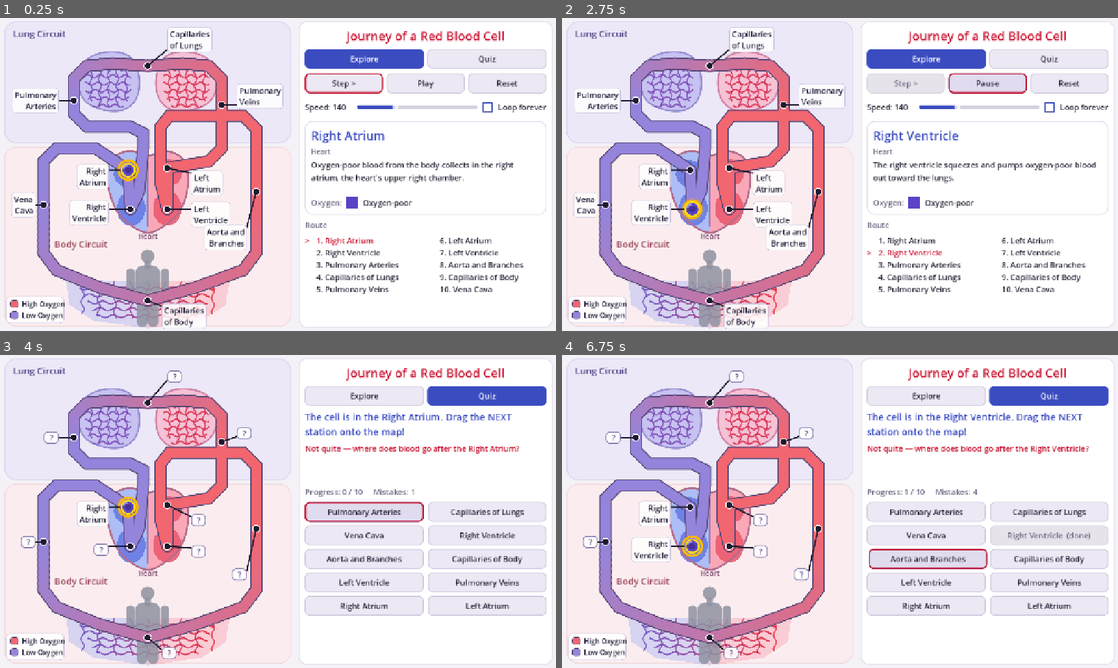
Above: before the commit, frames 1-4 (two rows, left to right).
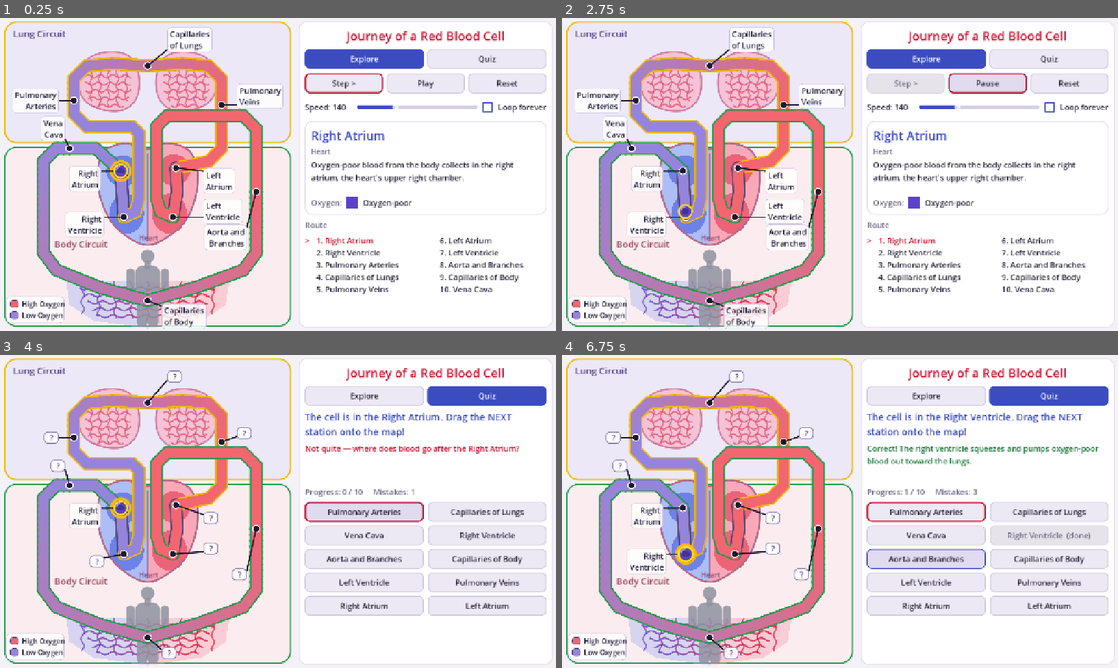
Above: after the commit, the same moments.

Repository: SFMiner/circulation-sim
Game: Godot game, scene res://scenes/main.tscn
Same seed, same stepped clock (60 frames per second), same inputs: the game is played once before the commit and once after it.
Inputs:
- Up to frame 1 (0.25 s): no input
- Up to frame 2 (2.75 s): click "Play" at 0.5 s; click "Explore" at 1.25 s; click "Play" at 2 s
- Up to frame 3 (4 s): click "Quiz" at 2.75 s; click "Pulmonary Arteries" at 3.5 s
- Up to frame 4 (6.75 s): click "Capillaries of Lungs" at 4.25 s; click "Vena Cava" at 5 s; click "Right Ventricle" at 5.75 s; click "Aorta and Branches" at 6.5 s

The runs differ from the first frame. In frame 1, 10% of the frame differs, in the area x 0-53%, y 1-99%; in frame 2, 11%; in frame 3, 9.5%; in frame 4, 11%, in the area x 0-97%, y 1-99%.

Commit message:
Map revisions: vena cava at top bend, U-shaped heart paths, larger heart, pink lungs, yellow/green circuit outlines, aorta bridges over pulmonary veins
Co-Authored-By: Claude Opus 5.5 <noreply@anthropic.com>
Claude-Session: https://claude.ai/code/session_01U97Ud5m6MhuEKmgWxJnPsK

Diff:
--- a/scripts/circulation_data.gd
+++ b/scripts/circulation_data.gd
@@ -35,14 +35,14 @@
 const STATIONS: Array[Dictionary] = [
 	{
 		"name": "Right Atrium",
-		"pos": Vector2(295, 350),
+		"pos": Vector2(278, 352),
 		"label_side": "left",
 		"circuit": "heart",
 		"info": "Oxygen-poor blood from the body collects in the right atrium, the heart's upper right chamber.",
 	},
 	{
 		"name": "Right Ventricle",
-		"pos": Vector2(300, 440),
+		"pos": Vector2(285, 458),
 		"label_side": "left",
 		"circuit": "heart",
 		"info": "The right ventricle squeezes and pumps oxygen-poor blood out toward the lungs.",
@@ -70,14 +70,14 @@
 	},
 	{
 		"name": "Left Atrium",
-		"pos": Vector2(385, 345),
+		"pos": Vector2(405, 345),
 		"label_side": "right",
 		"circuit": "heart",
 		"info": "Oxygen-rich blood from the lungs fills the left atrium, the heart's upper left chamber.",
 	},
 	{
 		"name": "Left Ventricle",
-		"pos": Vector2(385, 440),
+		"pos": Vector2(398, 458),
 		"label_side": "right",
 		"circuit": "heart",
 		"info": "The left ventricle is the strongest chamber. It pumps oxygen-rich blood out to the whole body.",
@@ -98,7 +98,7 @@
 	},
 	{
 		"name": "Vena Cava",
-		"pos": Vector2(100, 430),
+		"pos": Vector2(160, 300),
 		"label_side": "left",
 		"circuit": "body",
 		"info": "The vena cava is the large vein that returns oxygen-poor blood from the body to the heart.",
@@ -108,31 +108,38 @@
 ## SEGMENTS[i] is the polyline from station i to station (i + 1) % 10.
 ## First point == STATIONS[i].pos, last point == STATIONS[i + 1].pos.
 static var SEGMENTS: Array[PackedVector2Array] = [
-	# 0: Right Atrium -> Right Ventricle (through the tricuspid valve)
-	PackedVector2Array([Vector2(295, 350), Vector2(300, 440)]),
-	# 1: Right Ventricle -> Pulmonary Arteries
-	PackedVector2Array([Vector2(300, 440), Vector2(320, 400), Vector2(330, 300), Vector2(330, 265), Vector2(300, 250), Vector2(200, 250), Vector2(170, 220), Vector2(170, 190)]),
+	# 0: Right Atrium -> Right Ventricle (down the left side of the right heart)
+	PackedVector2Array([Vector2(278, 352), Vector2(285, 458)]),
+	# 1: Right Ventricle -> Pulmonary Arteries (U-turn, up beside the septum, out the top)
+	PackedVector2Array([Vector2(285, 458), Vector2(312, 446), Vector2(320, 415), Vector2(320, 265), Vector2(305, 250), Vector2(200, 250), Vector2(170, 220), Vector2(170, 190)]),
 	# 2: Pulmonary Arteries -> Capillaries of Lungs
 	PackedVector2Array([Vector2(170, 190), Vector2(170, 140), Vector2(200, 110), Vector2(260, 105), Vector2(340, 110)]),
 	# 3: Capillaries of Lungs -> Pulmonary Veins
 	PackedVector2Array([Vector2(340, 110), Vector2(420, 105), Vector2(480, 110), Vector2(510, 140), Vector2(510, 200)]),
-	# 4: Pulmonary Veins -> Left Atrium
-	PackedVector2Array([Vector2(510, 200), Vector2(510, 300), Vector2(480, 330), Vector2(385, 345)]),
-	# 5: Left Atrium -> Left Ventricle (through the mitral valve)
-	PackedVector2Array([Vector2(385, 345), Vector2(385, 440)]),
-	# 6: Left Ventricle -> Aorta and Branches
-	PackedVector2Array([Vector2(385, 440), Vector2(370, 380), Vector2(370, 250), Vector2(390, 225), Vector2(560, 225), Vector2(590, 255), Vector2(590, 400)]),
+	# 4: Pulmonary Veins -> Left Atrium (enters the left heart from the right)
+	PackedVector2Array([Vector2(510, 200), Vector2(510, 300), Vector2(480, 330), Vector2(405, 345)]),
+	# 5: Left Atrium -> Left Ventricle (down the right side of the left heart)
+	PackedVector2Array([Vector2(405, 345), Vector2(408, 400), Vector2(398, 458)]),
+	# 6: Left Ventricle -> Aorta and Branches (U-turn, up beside the septum, arch over the pulmonary veins)
+	PackedVector2Array([Vector2(398, 458), Vector2(370, 446), Vector2(360, 415), Vector2(360, 250), Vector2(385, 225), Vector2(560, 225), Vector2(590, 255), Vector2(590, 400)]),
 	# 7: Aorta and Branches -> Capillaries of Body
 	PackedVector2Array([Vector2(590, 400), Vector2(590, 540), Vector2(560, 580), Vector2(450, 620), Vector2(340, 650)]),
-	# 8: Capillaries of Body -> Vena Cava
-	PackedVector2Array([Vector2(340, 650), Vector2(230, 620), Vector2(130, 580), Vector2(100, 540), Vector2(100, 430)]),
+	# 8: Capillaries of Body -> Vena Cava (up the left side to the top bend)
+	PackedVector2Array([Vector2(340, 650), Vector2(230, 620), Vector2(130, 580), Vector2(100, 540), Vector2(100, 330), Vector2(130, 300), Vector2(160, 300)]),
 	# 9: Vena Cava -> Right Atrium
-	PackedVector2Array([Vector2(100, 430), Vector2(100, 330), Vector2(130, 300), Vector2(220, 300), Vector2(295, 350)]),
+	PackedVector2Array([Vector2(160, 300), Vector2(220, 300), Vector2(278, 352)]),
 ]
 
 ## Oxygen level (0.0 = depleted, 1.0 = full) at the START and END of each segment.
 ## Oxygen is interpolated linearly by distance along the segment.
 ## The cell is half-way through gas exchange when it sits on a capillary station.
+## Which loop each segment belongs to (used for the vessel outline colour):
+## "heart" = inside the heart, "lung" = lung circuit, "body" = body circuit.
+const SEGMENT_CIRCUIT: Array[String] = ["heart", "lung", "lung", "lung", "lung", "heart", "body", "body", "body", "body"]
+
+## Where the aorta passes OVER the pulmonary veins; the map redraws this piece on top.
+const AORTA_BRIDGE: Array[Vector2] = [Vector2(484, 225), Vector2(536, 225)]
+
 const SEGMENT_O2: Array[Vector2] = [
 	Vector2(0.0, 0.0),	# RA -> RV
 	Vector2(0.0, 0.0),	# RV -> PA
--- a/scripts/circulation_map.gd
+++ b/scripts/circulation_map.gd
@@ -4,7 +4,7 @@
 ## Vessels follow CirculationData.SEGMENTS exactly. Map-local space == screen (680 x 720).
 
 const VESSEL_WIDTH: float = 22.0
-const OUTLINE_EXTRA: float = 2.5
+const OUTLINE_EXTRA: float = 3.5
 const PIECE_LENGTH: float = 14.0
 const LABEL_FONT_SIZE: int = 18
 const CAPTION_FONT_SIZE: int = 21
@@ -19,13 +19,18 @@
 const COL_CAPTION: Color = Color(0.36, 0.3, 0.55)
 const COL_DOT: Color = Color(0.12, 0.1, 0.18)
 const COL_HIGHLIGHT: Color = Color(1.0, 0.72, 0.0)
+const COL_LUNG_OUTLINE: Color = Color(0.93, 0.72, 0.0)
+const COL_BODY_OUTLINE: Color = Color(0.15, 0.6, 0.3)
+const COL_LUNG_FILL: Color = Color(0.96, 0.76, 0.84)
+const COL_LUNG_EDGE: Color = Color(0.82, 0.5, 0.64)
+const COL_LUNG_CAP: Color = Color(0.86, 0.3, 0.42, 0.7)
 
 ## Heart outline control points (closed Catmull-Rom spline).
 static var HEART_CTRL: PackedVector2Array = PackedVector2Array([
-	Vector2(250, 352), Vector2(262, 320), Vector2(300, 306), Vector2(338, 318),
-	Vector2(375, 306), Vector2(414, 318), Vector2(432, 352), Vector2(430, 402),
-	Vector2(410, 450), Vector2(372, 482), Vector2(340, 494), Vector2(306, 480),
-	Vector2(272, 448), Vector2(252, 400),
+	Vector2(226, 345), Vector2(241, 305), Vector2(289, 288), Vector2(336, 302),
+	Vector2(382, 288), Vector2(431, 302), Vector2(454, 345), Vector2(451, 408),
+	Vector2(426, 468), Vector2(379, 508), Vector2(339, 522), Vector2(296, 505),
+	Vector2(254, 465), Vector2(229, 405),
 ])
 
 ## Left lung lobe control points (right lobe is the mirror image about x = 340).
@@ -37,16 +42,16 @@
 
 ## Label block anchor per station: x = edge of the block nearest the marker, y = vertical centre.
 const LABEL_ANCHORS: Array[Vector2] = [
-	Vector2(250, 365),
-	Vector2(250, 448),
+	Vector2(232, 370),
+	Vector2(240, 475),
 	Vector2(135, 190),
 	Vector2(385, 50),
 	Vector2(545, 180),
-	Vector2(440, 380),
-	Vector2(440, 452),
+	Vector2(468, 375),
+	Vector2(468, 445),
 	Vector2(568, 505),
 	Vector2(372, 686),
-	Vector2(82, 430),
+	Vector2(150, 255),
 ]
 
 var _all_labels: bool = true
@@ -122,6 +127,7 @@
 	_pieces.clear()
 	for seg: int in range(CirculationData.SEGMENTS.size()):
 		var o2: Vector2 = CirculationData.SEGMENT_O2[seg]
+		var outline: Color = _circuit_outline(CirculationData.SEGMENT_CIRCUIT[seg])
 		var count: int = 1
 		if not is_equal_approx(o2.x, o2.y):
 			count = maxi(2, ceili(CirculationData.segment_length(seg) / PIECE_LENGTH))
@@ -130,7 +136,7 @@
 			var f1: float = float(k + 1) / float(count)
 			var mean_o2: float = lerpf(o2.x, o2.y, (f0 + f1) * 0.5)
 			var col: Color = CirculationData.o2_to_color(mean_o2).lerp(Color.WHITE, 0.35)
-			_pieces.append({"pts": _sub_polyline(seg, f0, f1), "color": col})
+			_pieces.append({"pts": _sub_polyline(seg, f0, f1), "color": col, "outline": outline})
 
 	# Heart and its two halves.
 	_heart_poly = _closed_spline(HEART_CTRL, 8)
@@ -214,6 +220,15 @@
 	return out
 
 
+static func _circuit_outline(circuit: String) -> Color:
+	match circuit:
+		"lung":
+			return COL_LUNG_OUTLINE
+		"body":
+			return COL_BODY_OUTLINE
+	return COL_VESSEL_OUTLINE
+
+
 static func _lighten(c: Color, amount: float) -> Color:
 	return c.lerp(Color.WHITE, amount)
 
@@ -250,8 +265,8 @@
 
 func _draw_background() -> void:
 	draw_rect(Rect2(Vector2.ZERO, CirculationData.MAP_SIZE), COL_BG)
-	_box(Rect2(10, 8, 660, 280), COL_LUNG_ZONE, 26, Color(0.85, 0.82, 0.93), 2)
-	_box(Rect2(10, 296, 660, 414), COL_BODY_ZONE, 26, Color(0.94, 0.85, 0.86), 2)
+	_box(Rect2(10, 8, 660, 280), COL_LUNG_ZONE, 26, COL_LUNG_OUTLINE, 3)
+	_box(Rect2(10, 296, 660, 414), COL_BODY_ZONE, 26, COL_BODY_OUTLINE, 3)
 	draw_string(_font, Vector2(30, 44), "Lung Circuit", HORIZONTAL_ALIGNMENT_LEFT, -1, CAPTION_FONT_SIZE, COL_CAPTION)
 	draw_string(_font, Vector2(125, 528), "Body Circuit", HORIZONTAL_ALIGNMENT_LEFT, -1, CAPTION_FONT_SIZE, Color(0.6, 0.28, 0.36))
 
@@ -260,17 +275,14 @@
 	for li: int in range(_lobes.size()):
 		var poly: PackedVector2Array = _lobes[li]
 		var is_left: bool = li == 0
-		var fill: Color = Color(0.78, 0.76, 0.95) if is_left else Color(0.96, 0.76, 0.84)
-		var edge: Color = Color(0.6, 0.56, 0.82) if is_left else Color(0.82, 0.5, 0.64)
-		draw_colored_polygon(poly, fill)
+		# Both lungs are the same pink: oxygen is picked up in BOTH lungs.
+		draw_colored_polygon(poly, COL_LUNG_FILL)
 		var closed: PackedVector2Array = poly.duplicate()
 		closed.append(poly[0])
-		draw_polyline(closed, edge, 2.5, true)
+		draw_polyline(closed, COL_LUNG_EDGE, 2.5, true)
 
 		var cx: float = 250.0 if is_left else 430.0
-		var o2: float = 0.15 if is_left else 0.85
-		var cap: Color = CirculationData.o2_to_color(o2)
-		cap.a = 0.75
+		var cap: Color = COL_LUNG_CAP
 		# Wavy horizontal capillaries.
 		for r: int in range(7):
 			var y: float = 100.0 + float(r) * 17.0
@@ -353,31 +365,40 @@
 	# Inner chambers.
 	var blue_c: Color = Color(0.4, 0.48, 0.9, 0.9)
 	var red_c: Color = Color(0.92, 0.36, 0.44, 0.9)
-	draw_colored_polygon(_ellipse(Vector2(293, 358), 31.0, 31.0), blue_c)
-	draw_colored_polygon(_ellipse(Vector2(302, 438), 33.0, 40.0), blue_c)
-	draw_colored_polygon(_ellipse(Vector2(388, 356), 31.0, 31.0), red_c)
-	draw_colored_polygon(_ellipse(Vector2(385, 438), 33.0, 40.0), red_c)
+	draw_colored_polygon(_ellipse(Vector2(282, 352), 38.0, 36.0), blue_c)
+	draw_colored_polygon(_ellipse(Vector2(292, 450), 40.0, 46.0), blue_c)
+	draw_colored_polygon(_ellipse(Vector2(400, 350), 38.0, 36.0), red_c)
+	draw_colored_polygon(_ellipse(Vector2(390, 450), 40.0, 46.0), red_c)
 	# Septum.
-	draw_line(Vector2(SPLIT_X, 330), Vector2(SPLIT_X, 480), Color(0.55, 0.42, 0.62, 0.7), 3.0, true)
+	draw_line(Vector2(SPLIT_X, 312), Vector2(SPLIT_X, 512), Color(0.55, 0.42, 0.62, 0.7), 3.0, true)
 	var closed: PackedVector2Array = _heart_poly.duplicate()
 	closed.append(_heart_poly[0])
 	draw_polyline(closed, Color(0.7, 0.42, 0.55), 3.0, true)
-	draw_string(_font, Vector2(318, 508), "Heart", HORIZONTAL_ALIGNMENT_LEFT, -1, 16, Color(0.5, 0.3, 0.45))
+	draw_string(_font, Vector2(320, 512), "Heart", HORIZONTAL_ALIGNMENT_LEFT, -1, 16, Color(0.5, 0.3, 0.45))
 
 
 func _draw_vessels() -> void:
 	var outline_w: float = VESSEL_WIDTH + OUTLINE_EXTRA * 2.0
 	for piece: Dictionary in _pieces:
 		var pts: PackedVector2Array = piece["pts"]
-		draw_polyline(pts, COL_VESSEL_OUTLINE, outline_w, true)
-		draw_circle(pts[0], outline_w * 0.5, COL_VESSEL_OUTLINE, true, -1.0, true)
-		draw_circle(pts[pts.size() - 1], outline_w * 0.5, COL_VESSEL_OUTLINE, true, -1.0, true)
+		var oc: Color = piece["outline"]
+		draw_polyline(pts, oc, outline_w, true)
+		draw_circle(pts[0], outline_w * 0.5, oc, true, -1.0, true)
+		draw_circle(pts[pts.size() - 1], outline_w * 0.5, oc, true, -1.0, true)
 	for piece: Dictionary in _pieces:
 		var pts: PackedVector2Array = piece["pts"]
 		var col: Color = piece["color"]
 		draw_polyline(pts, col, VESSEL_WIDTH, true)
 		draw_circle(pts[0], VESSEL_WIDTH * 0.5, col, true, -1.0, true)
 		draw_circle(pts[pts.size() - 1], VESSEL_WIDTH * 0.5, col, true, -1.0, true)
+	# The aorta crosses OVER the pulmonary veins: redraw that stretch (outline + fill, flat
+	# ends) on top so the two vessels read as separate tubes instead of a T-junction.
+	# The fill is drawn longer than the outline so the outline's flat ends are hidden.
+	var b0: Vector2 = CirculationData.AORTA_BRIDGE[0]
+	var b1: Vector2 = CirculationData.AORTA_BRIDGE[1]
+	var dir: Vector2 = (b1 - b0).normalized()
+	draw_polyline(PackedVector2Array([b0, b1]), COL_BODY_OUTLINE, outline_w, true)
+	draw_polyline(PackedVector2Array([b0 - dir * 15.0, b1 + dir * 15.0]), _o2_light(1.0), VESSEL_WIDTH, true)
 
 
 func _draw_stations() -> void:
